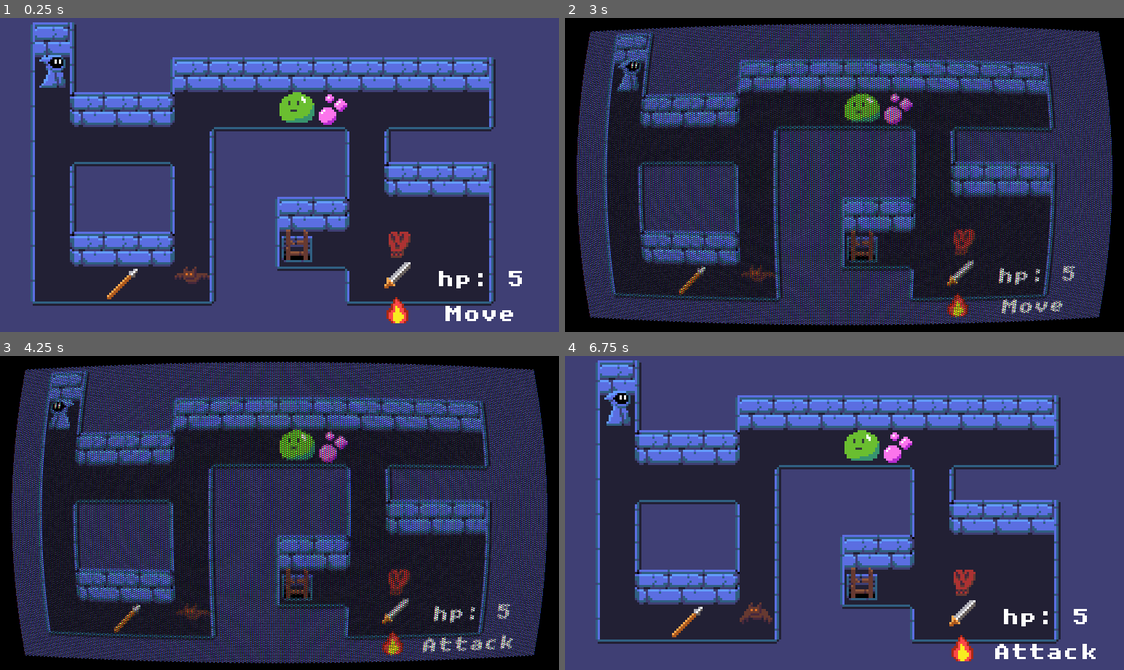
Above: before the commit, frames 1-4 (two rows, left to right).
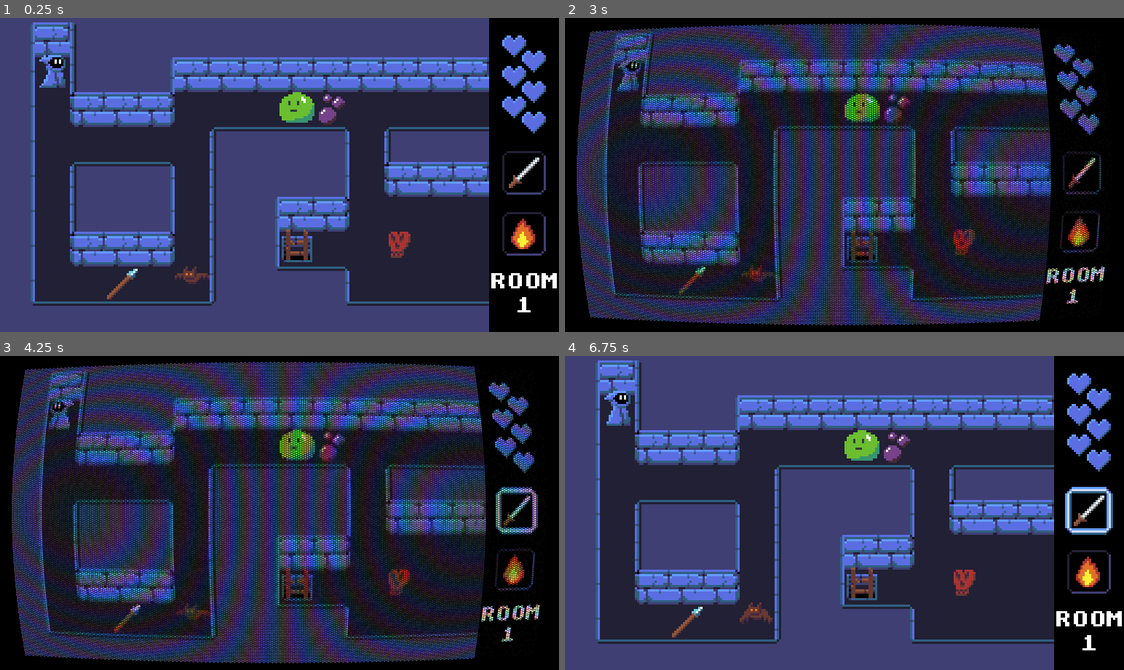
Above: after the commit, the same moments.

Repository: UpperCi/Pursuit
Game: Godot game, scene res://main.tscn
Same seed, same stepped clock (60 frames per second), same inputs: the game is played once before the commit and once after it.
Inputs:
- Up to frame 1 (0.25 s): no input
- Up to frame 2 (3 s): tap Enter (ui_accept) at 0.5, 0.77, 1.52 s; hold D (player_right) 0.53-1.28 s; tap E (player_attack) at 0.6 s; hold Down (player_down) 1.28-2.03 s; tap R (player_grab) at 1.35 s; hold D (player_right) 2.03-2.78 s; tap Q (player_spell) at 2.1 s; hold W (player_up) from 2.78 s (still down); tap 1 (toggle_shader) at 2.85 s
- Up to frame 3 (4.25 s): tap Enter (ui_accept) at 3.02, 3.77 s; release W (player_up) at 3.53 s; hold A (player_left) from 3.53 s (still down); tap E (player_attack) at 3.6 s
- Up to frame 4 (6.75 s): tap R (player_grab) at 4.35 s; tap Enter (ui_accept) at 4.52, 6.02 s; release A (player_left) at 5.03 s; hold Down (player_down) 5.03-5.78 s; tap Q (player_spell) at 5.1 s; hold D (player_right) 5.78-6.53 s; tap 1 (toggle_shader) at 5.85 s; hold W (player_up) from 6.53 s (still down); tap E (player_attack) at 6.6 s

The runs differ from the first frame. In frame 1, 13% of the frame differs, in the area x 19-100%, y 0-100%; in frame 2, 11%; in frame 3, 11%; in frame 4, 13%.

Commit message:
ui

Diff:
--- a/main.tscn
+++ b/main.tscn
@@ -7,10 +7,10 @@
 [ext_resource path="res://scripts/calc_map_pos.gd" type="Script" id=5]
 [ext_resource path="res://scenes/Imp.tscn" type="PackedScene" id=6]
 [ext_resource path="res://scenes/Slime.tscn" type="PackedScene" id=7]
-[ext_resource path="res://assets/old/poison.png" type="Texture" id=8]
+[ext_resource path="res://assets/bubbles.png" type="Texture" id=8]
 [ext_resource path="res://scenes/Item.tscn" type="PackedScene" id=9]
 [ext_resource path="res://scenes/items/Poison.tscn" type="PackedScene" id=10]
-[ext_resource path="res://assets/old/spear.png" type="Texture" id=11]
+[ext_resource path="res://assets/spear.png" type="Texture" id=11]
 [ext_resource path="res://scenes/items/Spear.tscn" type="PackedScene" id=12]
 [ext_resource path="res://scenes/Exit.tscn" type="PackedScene" id=13]
 [ext_resource path="res://scenes/DungeonTiles.tscn" type="PackedScene" id=14]
--- a/scenes/Player.tscn
+++ b/scenes/Player.tscn
@@ -1,8 +1,12 @@
-[gd_scene load_steps=8 format=2]
+[gd_scene load_steps=12 format=2]
 
 [ext_resource path="res://assets/characters/player.png" type="Texture" id=1]
 [ext_resource path="res://scripts/player.gd" type="Script" id=2]
+[ext_resource path="res://assets/ui/hearts_empty.png" type="Texture" id=3]
+[ext_resource path="res://assets/ui/hearts.png" type="Texture" id=4]
 [ext_resource path="res://assets/fonts/unscii.tres" type="DynamicFont" id=5]
+[ext_resource path="res://assets/ui/loadout_frame.png" type="Texture" id=6]
+[ext_resource path="res://assets/ui/loadout_frame_active.png" type="Texture" id=7]
 
 [sub_resource type="Animation" id=3]
 resource_name = "Attack"
@@ -83,46 +87,124 @@
 
 [node name="UI" type="CanvasLayer" parent="."]
 
-[node name="state" type="Label" parent="UI"]
-margin_left = 184.0
-margin_top = 128.0
+[node name="BG" type="ColorRect" parent="UI"]
+margin_left = 224.0
 margin_right = 256.0
 margin_bottom = 144.0
+color = Color( 0, 0, 0, 1 )
+__meta__ = {
+"_edit_use_anchors_": false
+}
+
+[node name="HP_Even" type="TextureProgress" parent="UI"]
+margin_left = 230.0
+margin_top = 8.0
+margin_right = 241.0
+margin_bottom = 46.0
+max_value = 3.0
+value = 2.0
+texture_under = ExtResource( 3 )
+texture_progress = ExtResource( 4 )
+fill_mode = 3
+__meta__ = {
+"_edit_use_anchors_": false
+}
+
+[node name="HP_Odd" type="TextureProgress" parent="UI"]
+margin_left = 239.0
+margin_top = 15.0
+margin_right = 250.0
+margin_bottom = 53.0
+max_value = 3.0
+value = 2.0
+texture_under = ExtResource( 3 )
+texture_progress = ExtResource( 4 )
+fill_mode = 3
+__meta__ = {
+"_edit_use_anchors_": false
+}
+
+[node name="room" type="Label" parent="UI"]
+margin_left = 224.0
+margin_top = 117.0
+margin_right = 256.0
+margin_bottom = 136.0
 custom_fonts/font = ExtResource( 5 )
-text = "amongus"
+text = "ROOM"
 align = 1
-valign = 1
-__meta__ = {
-"_edit_use_anchors_": false
-}
-
-[node name="hp" type="Label" parent="UI"]
-margin_left = 184.0
-margin_top = 112.0
+__meta__ = {
+"_edit_use_anchors_": false
+}
+
+[node name="room_num" type="Label" parent="UI"]
+margin_left = 224.0
+margin_top = 117.0
 margin_right = 256.0
-margin_bottom = 128.0
+margin_bottom = 136.0
 custom_fonts/font = ExtResource( 5 )
-text = "amongus"
+text = "10"
 align = 1
-valign = 1
+valign = 2
 __meta__ = {
 "_edit_use_anchors_": false
 }
 
 [node name="Weapon" type="TextureRect" parent="UI"]
-margin_left = 176.0
-margin_top = 112.0
-margin_right = 192.0
-margin_bottom = 128.0
+margin_left = 233.0
+margin_top = 64.0
+margin_right = 247.0
+margin_bottom = 78.0
+grow_horizontal = 2
+grow_vertical = 2
+__meta__ = {
+"_edit_use_anchors_": false
+}
+
+[node name="BG" type="TextureRect" parent="UI/Weapon"]
+margin_left = -3.0
+margin_top = -3.0
+margin_right = 17.0
+margin_bottom = 17.0
+texture = ExtResource( 6 )
+__meta__ = {
+"_edit_use_anchors_": false
+}
+
+[node name="FG" type="TextureRect" parent="UI/Weapon"]
+margin_left = -4.0
+margin_top = -4.0
+margin_right = 18.0
+margin_bottom = 18.0
+texture = ExtResource( 7 )
 __meta__ = {
 "_edit_use_anchors_": false
 }
 
 [node name="Spell" type="TextureRect" parent="UI"]
-margin_left = 176.0
-margin_top = 128.0
-margin_right = 192.0
-margin_bottom = 144.0
+margin_left = 233.0
+margin_top = 92.0
+margin_right = 247.0
+margin_bottom = 106.0
+__meta__ = {
+"_edit_use_anchors_": false
+}
+
+[node name="BG" type="TextureRect" parent="UI/Spell"]
+margin_left = -3.0
+margin_top = -3.0
+margin_right = 17.0
+margin_bottom = 17.0
+texture = ExtResource( 6 )
+__meta__ = {
+"_edit_use_anchors_": false
+}
+
+[node name="FG" type="TextureRect" parent="UI/Spell"]
+margin_left = -4.0
+margin_top = -4.0
+margin_right = 18.0
+margin_bottom = 18.0
+texture = ExtResource( 7 )
 __meta__ = {
 "_edit_use_anchors_": false
 }
--- a/scenes/items/Dagger.tscn
+++ b/scenes/items/Dagger.tscn
@@ -1,7 +1,7 @@
 [gd_scene load_steps=3 format=2]
 
 [ext_resource path="res://scripts/dagger.gd" type="Script" id=1]
-[ext_resource path="res://assets/old/sword.png" type="Texture" id=2]
+[ext_resource path="res://assets/sword.png" type="Texture" id=2]
 
 [node name="Dagger" type="Node2D"]
 script = ExtResource( 1 )
--- a/scenes/items/Firebolt.tscn
+++ b/scenes/items/Firebolt.tscn
@@ -1,7 +1,7 @@
 [gd_scene load_steps=3 format=2]
 
 [ext_resource path="res://scripts/firebolt.gd" type="Script" id=1]
-[ext_resource path="res://assets/old/firebolt.png" type="Texture" id=2]
+[ext_resource path="res://assets/firebolt.png" type="Texture" id=2]
 
 [node name="Firebolt" type="Node2D"]
 script = ExtResource( 1 )
--- a/scenes/items/Poison.tscn
+++ b/scenes/items/Poison.tscn
@@ -1,6 +1,6 @@
 [gd_scene load_steps=3 format=2]
 
-[ext_resource path="res://assets/old/poison.png" type="Texture" id=1]
+[ext_resource path="res://assets/bubbles.png" type="Texture" id=1]
 [ext_resource path="res://scripts/poison.gd" type="Script" id=2]
 
 [node name="Poison" type="Node2D"]
--- a/scenes/items/Spear.tscn
+++ b/scenes/items/Spear.tscn
@@ -1,7 +1,7 @@
 [gd_scene load_steps=3 format=2]
 
 [ext_resource path="res://scripts/spear.gd" type="Script" id=1]
-[ext_resource path="res://assets/old/spear.png" type="Texture" id=2]
+[ext_resource path="res://assets/spear.png" type="Texture" id=2]
 
 [node name="Spear" type="Node2D"]
 script = ExtResource( 1 )
--- a/scripts/bat.gd
+++ b/scripts/bat.gd
@@ -5,6 +5,7 @@
 func _ready():
 	$AnimationPlayer.play("Idle")
 	hp = 2
+	max_hp = 2
 
 func take_turn():
 	var line_of_sight = world.line_of_sight(map_pos, p_pos)
--- a/scripts/entity.gd
+++ b/scripts/entity.gd
@@ -5,6 +5,7 @@
 var map_pos = Vector2.ZERO setget set_map_pos
 var is_player = false
 var hp = 3 setget set_hp
+var max_hp = 3
 var turn = 0
 var tween: Tween
 var aggro = false
--- a/scripts/imp.gd
+++ b/scripts/imp.gd
@@ -5,6 +5,7 @@
 func _ready():
 	$AnimationPlayer.play("Idle")
 	hp = 2
+	max_hp = 2
 
 func die():
 	SFX.play_random("skull_dies", 4)
--- a/scripts/player.gd
+++ b/scripts/player.gd
@@ -33,7 +33,8 @@
 	self.map_pos = start_pos
 	self.weapon = Universe.player_weapon
 	self.spell = Universe.player_spell
-	hp = 5
+	hp = 6
+	max_hp = 6
 	anim.play("Move")
 	world.player = self
 	update_items()
@@ -87,15 +88,15 @@
 
 func update_ui():
 	var state_node = ui.get_node("state")
-	match current_action:
-		ACTIONS.MOVE:
-			state_node.text = "Move"
-		ACTIONS.ATTACK:
-			state_node.text = "Attack"
-		ACTIONS.SPELL:
-			state_node.text = "Spell"
 
-	ui.get_node("hp").text = "hp: " + str(hp)
+	ui.get_node("Weapon/FG").visible = (current_action == ACTIONS.ATTACK)
+	ui.get_node("Spell/FG").visible = (current_action == ACTIONS.SPELL)
+
+	var hp_even = floor(hp / 2.0)
+	var hp_odd = ceil(hp / 2.0)
+	ui.get_node("HP_Even").value = hp_even
+	ui.get_node("HP_Odd").value = hp_odd
+	ui.get_node("room_num").text = str(Universe.room_num + 1)
 
 func start_turn():
 	pass
@@ -133,5 +134,6 @@
 	if cell.item:
 		if cell.item.type == cell.item.ITEM_TYPES.EXIT:
 			var room = Universe.get_random_room()
-			SFX.play_random("footstep_multi", 6)
+			SFX.play_random("footstep_multi", 3)
+			Universe.room_num += 1
 			get_tree().change_scene_to(room)
--- a/scripts/slime.gd
+++ b/scripts/slime.gd
@@ -18,8 +18,9 @@
 		anim.play("Jump")
 		for i in range(2):
 			var path = world.find_path(map_pos, player_last_pos)
-			print(len(path))
-			if len(path) <= 1:
+			var path_player = world.find_path(map_pos, p_pos)
+			if len(path_player) <= 1:
+				print(path)
 				world.player.hp -= 1
 				return true
 			var dir = map_pos - p_pos
--- a/scripts/universe.gd
+++ b/scripts/universe.gd
@@ -10,6 +10,7 @@
 var player_weapon: Node2D
 var player_spell: Node2D
 var past_types = [0]
+var room_num = 0
 
 func _ready():
 	player_weapon = player_weapon_start.instance()
Binary file added: assets/bubbles.ase
Binary file added: assets/bubbles.png
Not shown, added: assets/bubbles.png.import
Binary file changed: assets/firebolt.ase
Binary file added: assets/firebolt.png
Not shown, added: assets/firebolt.png.import
Binary file changed: assets/spear.ase
Binary file added: assets/spear.png
Not shown, added: assets/spear.png.import
Binary file changed: assets/sword.ase
Binary file added: assets/sword.png
Not shown, added: assets/sword.png.import
(and 23 more such lines)
